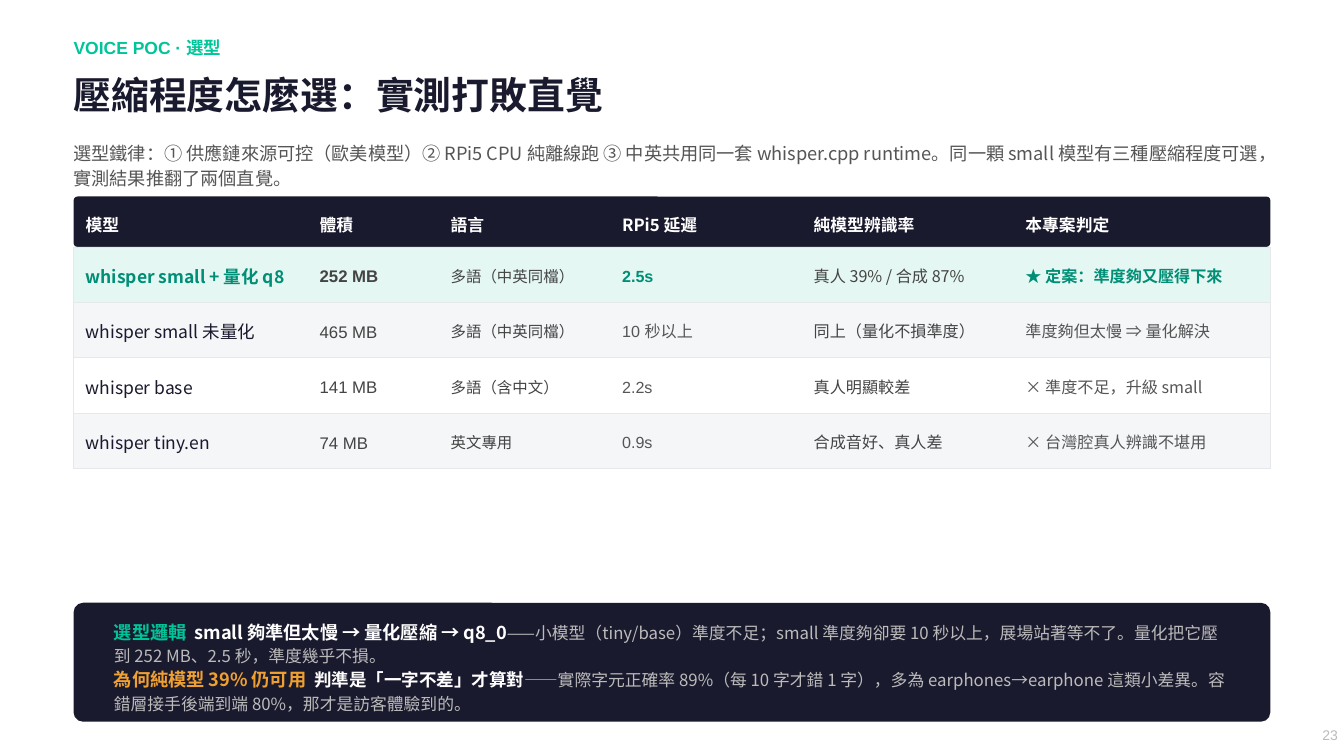
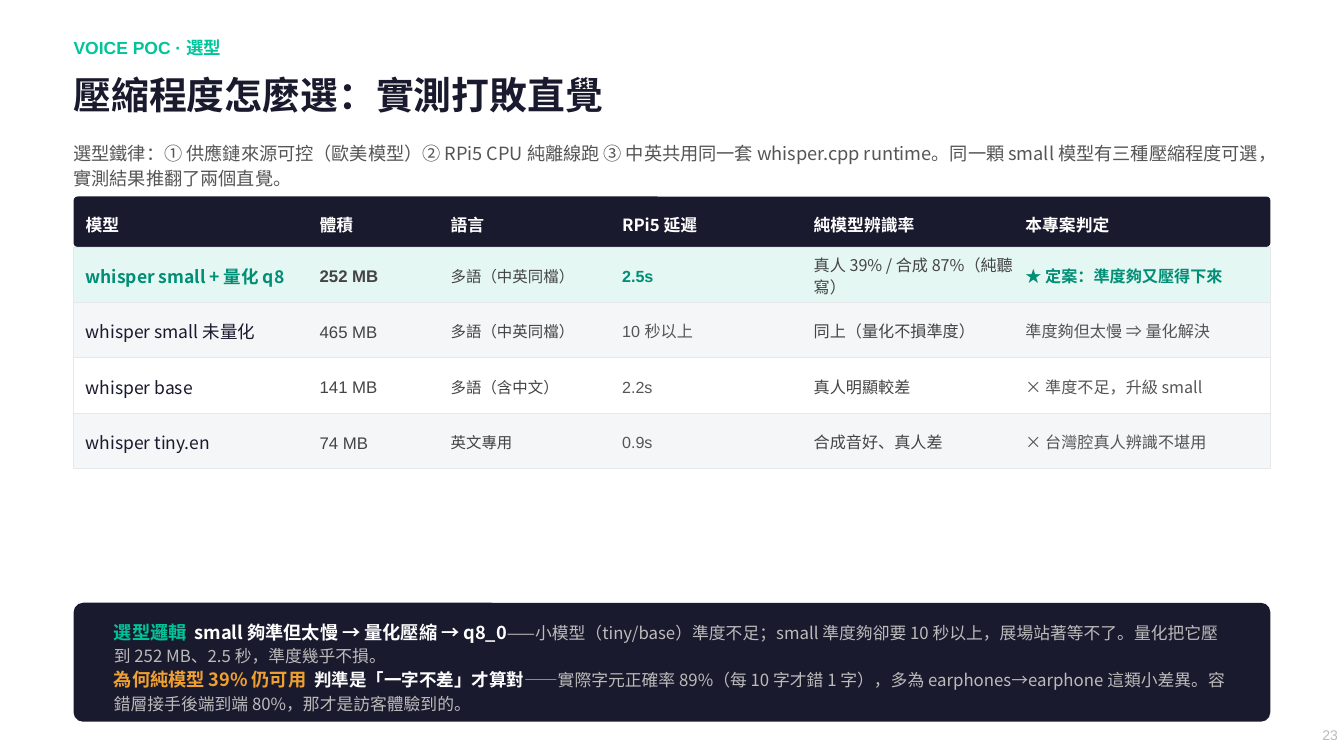
Before and after one commit to chunyen627-afk/warehouse-v2-agent, a slide deck: slide 23 of 倉管Agent_專案簡報.pptx. Drawn at 1344x756 pixels with LibreOffice and Linux fonts; fonts in the diff are those of the drawing. Boxes give left, top, right and bottom in pixels: in the first picture for what was removed or moved away, otherwise in the second. Text is boxed around its words. In the diff, an @@ line names an element or a change of style, - is before the commit and + after.

```diff
--- a/倉管Agent_專案簡報.pptx
+++ b/倉管Agent_專案簡報.pptx
@@ text at <box>814,257,1013,295</box>: text changed @@
-真人 39% / 合成 87%
+真人 39% / 合成 87%（純聽寫）
```
Also in this commit, not shown: 1 other slide changed, 1 other file.
